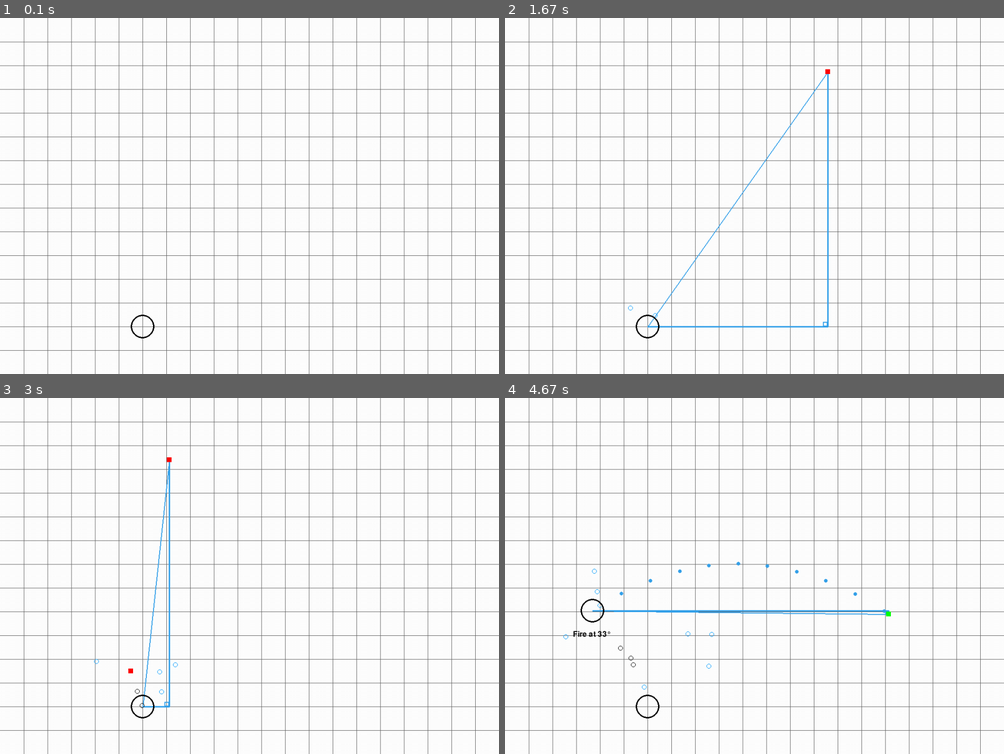
Above: before the commit, frames 1-4 (two rows, left to right).
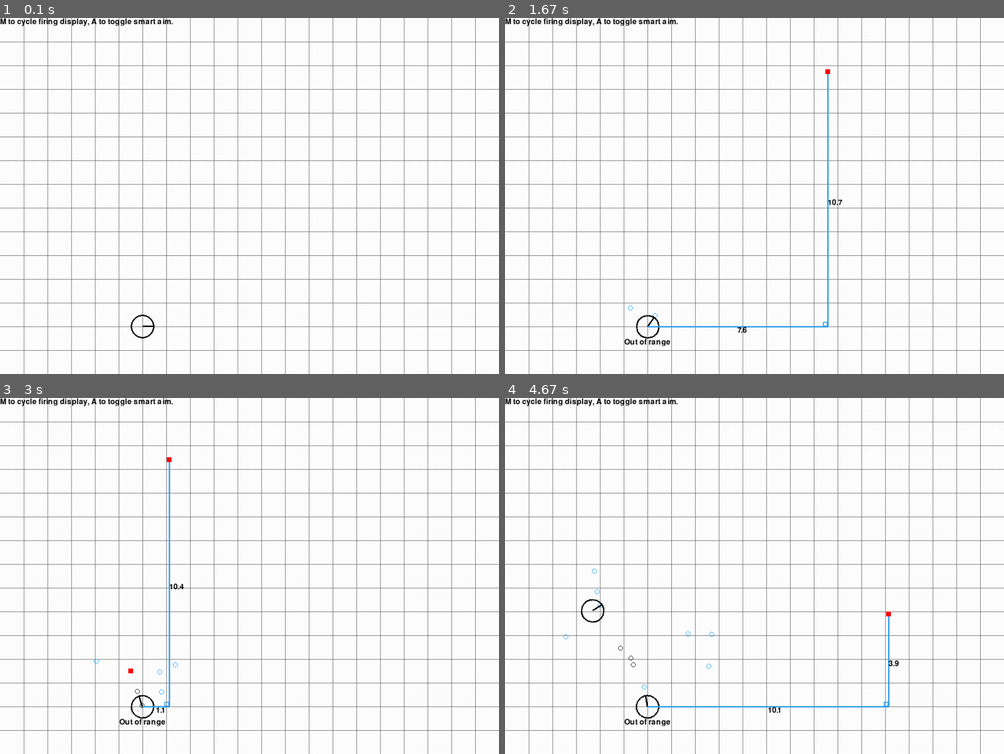
Above: after the commit, the same moments.

Repository: MichaelLesirge/intermediate-programming-class
Game: pygame game, started from pygame/targetting.py
Same seed, same stepped clock (60 frames per second), same inputs: the game is played once before the commit and once after it.
Inputs (mouse positions are in pixels of both pictures, inside the frame that each line leads up to):
- Up to frame 1 (0.1 s): no input
- Up to frame 2 (1.67 s): hold M 0.33-0.8 s; click (599, 281) at 0.88 s; hold L 1.17-1.63 s; tap A at 1.23, 1.53 s; click (829, 71) at 1.25 s
- Up to frame 3 (3 s): hold L 1.67-2.13 s; tap A at 1.73, 2.03, 2.23, 2.53 s; click (259, 454) at 1.75 s; click (249, 618) at 2.25 s; tap T at 2.32 s; click (169, 458) at 2.72 s
- Up to frame 4 (4.67 s): right-click (589, 611) at 3.05 s; click (599, 529) at 3.38 s; click (869, 487) at 3.72 s; click (609, 554) at 4.05 s; click (889, 615) at 4.38 s

The runs differ from the first frame. In frame 1, 0.4% of the frame differs, in the area x 0-35%, y 0-87%; in frame 2, 0.8%; in frame 3, 0.7%; in frame 4, 1.6%, in the area x 0-79%, y 0-93%.

Commit message:
add toggle for line

Diff:
--- a/pygame/targetting.py
+++ b/pygame/targetting.py
@@ -1,5 +1,6 @@
 # Math and code for this done by much smarter friend, I only cleaned it up
 
+from typing import Any
 import pygame
 
 import math
@@ -8,7 +9,6 @@
 
 UNIT = 50
 
-
 class PhysicsConstants:
     GRAVITY = 9.81 * UNIT
 
@@ -32,6 +32,11 @@
     LINE_COLOR = (100, 100, 100)
 
     NUM_OF_TARGETS = 0
+
+pygame.init()
+CLOCK = pygame.time.Clock()
+
+FONT = pygame.font.Font('freesansbold.ttf', 16)
 
 class Target(pygame.sprite.Sprite):
     COLOR = (255, 0, 0)
@@ -61,6 +66,8 @@
     COLOR_DEFAULT = (0, 0, 0)
     COLOR_SPECIAL = (0, 155, 255)
     RADIUS = 0.1 * UNIT
+
+    KILL_OUTSIDE = UNIT * 20
 
     def __init__(self, location: tuple[int, int], velocity: float, angle: float, color: pygame.Color = COLOR_DEFAULT) -> None:
         super().__init__()
@@ -88,21 +95,12 @@
         self.x, self.y = self.find_position(self.time)
         self.rect.center = (int(self.x), int(self.y))
 
-        if not on_screen(self.rect.center, 250):
+        if not on_screen(self.rect.center, self.KILL_OUTSIDE):
             self.kill()
 
 class Tracer(Bullet):
-
-    def find_hit_time(self, target: pygame.Rect) -> float:
-        end = None
-        while end is None and on_screen(self.rect.center, 250):
-            self.update()
-            if self.rect.colliderect(target):
-                end = self.time
-        return end
-
     def find_end_time(self, target: pygame.Rect) -> float:
-        while on_screen(self.rect.center, 250):
+        while on_screen(self.rect.center, self.KILL_OUTSIDE):
             self.update()
             if self.rect.colliderect(target): break
         return self.time
@@ -110,6 +108,7 @@
 class Shooter(pygame.sprite.Sprite):
     COLOR = (0, 0, 0)
     RADIUS = 0.5 * UNIT
+    BARREL_SIZE = (RADIUS, 3)
 
     COOL_DOWN = 0.25
 
@@ -120,10 +119,26 @@
 
         self.next_fire_time = time.time() + self.COOL_DOWN
 
-        self.image = pygame.Surface((self.RADIUS * 2, self.RADIUS * 2), pygame.SRCALPHA, 32).convert_alpha()
+        self.image = pygame.Surface((self.RADIUS * 2 , self.RADIUS * 2), pygame.SRCALPHA, 32).convert_alpha()
+
+
+        self.angle = 0
+
+        # pygame.draw.circle(self.image, Settings.BACKGROUND, (self.RADIUS, self.RADIUS), self.RADIUS)
+        pygame.draw.circle(self.image, color, (self.RADIUS, self.RADIUS), self.RADIUS, 3)
+        pygame.draw.rect(self.image, color, pygame.Rect((self.RADIUS, self.RADIUS - self.BARREL_SIZE[1] / 2), self.BARREL_SIZE))
         self.rect = self.image.get_rect(center=(self.x, self.y))
 
-        pygame.draw.circle(self.image, color, (self.RADIUS, self.RADIUS), self.RADIUS, 3)
+        self.image = pygame.transform.rotate(self.image, self.angle)
+
+        self.image_start = self.image
+
+    def update(self) -> None:
+        angle_degrees = (self.angle * 180 / math.pi) % 360
+        self.image = pygame.transform.rotate(self.image_start, -angle_degrees)
+        self.rect = self.image.get_rect()
+        self.rect.center = (self.x, self.y)
+
 
     def find_angle(self, target: tuple[int, int], aim_assist: bool, velocity: float) -> float:
         target_x, target_y = target
@@ -171,16 +186,78 @@
 
         if angle is None: return
 
+        self.angle = angle
+
         return Bullet((self.x, self.y), velocity, angle, color=(Bullet.COLOR_SPECIAL if manual else Bullet.COLOR_DEFAULT))
+
+
+def describe_fire_path(screen: pygame.Surface, shooter: Shooter, aim_assist: bool = True, ark_line: bool = True):
+    color = (52, 161, 235)
+    max_box_size = 10
+
+    mouse = pygame.mouse.get_pos()
+
+    x, y = shooter.rect.center
+    tx, ty = mouse
+
+    angle = shooter.find_angle(mouse, aim_assist, Settings.BALL_VELOCITY)
+
+    target = Target(mouse, color=("green" if angle else "red"))
+
+    if angle:
+        shooter.angle = angle
+
+        angle_degrees = (angle % (2*math.pi)) * (180/math.pi)
+
+        angle_degrees_from_ground = (angle_degrees + 90) % 360
+        if angle_degrees_from_ground > 180: angle_degrees_from_ground = 360 - angle_degrees_from_ground
+        angle_degrees_from_ground = -(angle_degrees_from_ground - 90)
+
+        fire_angle_text = FONT.render(f"Fire at {angle_degrees_from_ground:.0f}°", True, "black")
+
+        if ark_line and aim_assist:
+            tracer = Tracer((x, y), Settings.BALL_VELOCITY, angle)
+            time = tracer.find_end_time(target)
+
+            time_jump = time / 10
+
+            position = tracer.find_position(time)
+
+            while time > 0:
+                pygame.draw.circle(screen, color, position, 4)
+                time -= time_jump
+                position = tracer.find_position(time)
+
+            pygame.draw.circle(screen, color, tracer.find_position(0), 4)
+    else:
+        fire_angle_text = FONT.render(f"Out of range", True, "black")
+
+
+    if ark_line and not aim_assist: pygame.draw.line(screen, color, (x, y), (tx, ty), 2)
+
+    pygame.draw.line(screen, color, (x, y), (tx, y), 3)
+    horizontal_line_text = FONT.render(f"{abs(tx - x) / UNIT:.1f}", True, "black")
+    screen.blit(horizontal_line_text, ((x + tx) / 2, y - [0, horizontal_line_text.get_height()][ty > y]))
+
+    pygame.draw.line(screen, color, (tx, y), (tx, ty), 3)
+    vertical_line_text = FONT.render(f"{abs(ty - y) / UNIT:.1f}", True, "black")
+    screen.blit(vertical_line_text, (tx - [0, horizontal_line_text.get_width()][tx < x], (y + ty) / 2))
+
+    min_distance = min(abs(tx - x), abs(ty-y))
+
+    if min_distance != 0:
+        box_size = min(max_box_size, min_distance)
+        pygame.draw.rect(screen, color, pygame.Rect(tx + [0, -box_size][tx > x], y - [box_size, 0][ty > y], box_size, box_size), 2)
+
+    screen.blit(target.image, target.rect)
+
+    screen.blit(fire_angle_text, (shooter.x - fire_angle_text.get_rect().width/2, shooter.y + shooter.RADIUS))
+
 
 def main() -> None:
     width, height = Settings.SCREEN_WIDTH, Settings.SCREEN_HEIGHT
 
-    pygame.font.init()
-    font = pygame.font.Font('freesansbold.ttf', 16)
-
     screen = pygame.display.set_mode((width, height))
-    clock = pygame.time.Clock()
 
     shooters = pygame.sprite.Group()
     bullets = pygame.sprite.Group()
@@ -192,11 +269,16 @@
 
     targets = pygame.sprite.Group()
 
+    tracer_shooter = 0
+
     going = True
 
-    display_mode = False
-
     aim_assist = Settings.AIM_ASSIST_START
+    aim_assist_line = True
+
+    info_on = 1000
+
+    info = FONT.render("M to cycle firing display, A to toggle smart aim.", True, (0, 0, 0))
 
     while going:
 
@@ -217,9 +299,12 @@
                 elif event.key == pygame.K_r:
                     targets.add(Target(pygame.mouse.get_pos()))
                 elif event.key == pygame.K_m:
-                    display_mode = not display_mode
+                    aim_assist_line = True
+                    tracer_shooter = (tracer_shooter + 1) % (len(shooters) + 1)
                 elif event.key == pygame.K_a:
                     aim_assist = not aim_assist
+                elif event.key == pygame.K_l:
+                    aim_assist_line = not aim_assist_line
 
         if Settings.AUTO_FIRE_MODE and targets:
             for shooter in shooters:
@@ -243,61 +328,19 @@
             for y in range(UNIT, Settings.SCREEN_HEIGHT, UNIT):
                 pygame.draw.line(screen, Settings.LINE_COLOR, (0, y), (Settings.SCREEN_WIDTH, y))
 
-        if display_mode:
-            shooter: Shooter = shooters.sprites()[-1]
-            mouse = pygame.mouse.get_pos()
-
-            x, y = shooter.rect.center
-            tx, ty = mouse
-
-            angle = shooter.find_angle(mouse, aim_assist, Settings.BALL_VELOCITY)
-
-            target = Target(mouse, color=("green" if angle else "red"))
-
-            color = (52, 161, 235)
-
-            if angle:
-                angle_degrees = (angle % (2*math.pi)) * (180/math.pi)
-
-                angle_degrees_from_ground = (angle_degrees + 90) % 360
-                if angle_degrees_from_ground > 180: angle_degrees_from_ground = 360 - angle_degrees_from_ground
-                angle_degrees_from_ground = -(angle_degrees_from_ground - 90)
-
-                fire_angle_text = font.render(f"Fire at {angle_degrees_from_ground:.0f}°", True, "black")
-
-                tracer = Tracer((x, y), Settings.BALL_VELOCITY, angle)
-                time = tracer.find_end_time(target)
-                time_chunk = time / 10
-
-
-                while time >= 0:
-                    pygame.draw.circle(screen, color, tracer.find_position(time), 4)
-                    time -= time_chunk
-
-
-            pygame.draw.line(screen, color, (x, y), (tx, ty), 2)
-
-            pygame.draw.line(screen, color, (x, y), (tx, y), 3)
-            pygame.draw.line(screen, color, (tx, y), (tx, ty), 3)
-
-            max_box_size = 10
-            min_distance = min(abs(tx - x), abs(ty-y))
-
-            if min_distance != 0:
-                box_size = min(max_box_size, min_distance)
-                pygame.draw.rect(screen, color, pygame.Rect(tx + [0, -box_size][tx > x], y - [box_size, 0][ty > y], box_size, box_size), 2)
-
-            screen.blit(target.image, target.rect)
-
-            if angle:
-                screen.blit(fire_angle_text, (shooter.rect.centerx - fire_angle_text.get_rect().width/2, shooter.rect.centery - fire_angle_text.get_rect().height/2 + shooter.rect.height))
-
         bullets.draw(screen)
         targets.draw(screen)
         shooters.draw(screen)
 
+        if tracer_shooter != 0:
+            describe_fire_path(screen, shooters.sprites()[tracer_shooter - 1], aim_assist, aim_assist_line)
+
+        if info_on:
+            screen.blit(info, (0, 0))
+            info_on -= 1
+
         pygame.display.flip()
-        clock.tick(Settings.FPS)
+        CLOCK.tick(Settings.FPS)
 
 
 if __name__ == "__main__":
